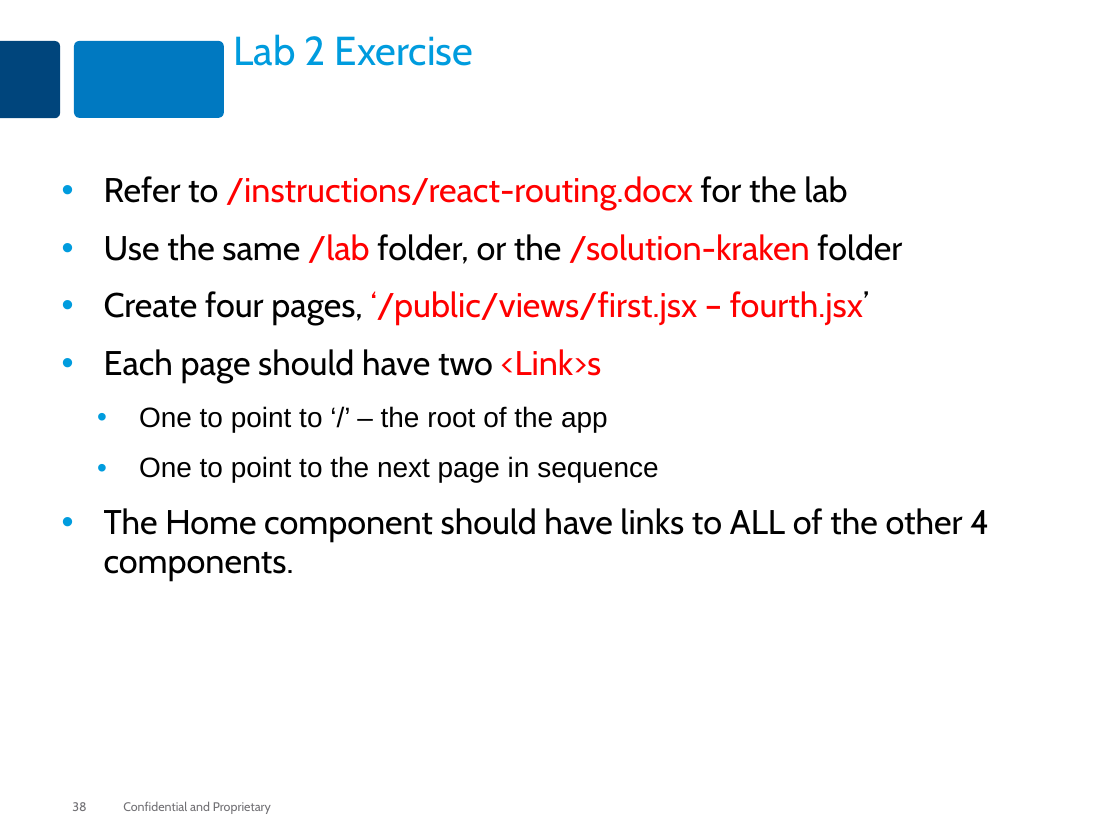
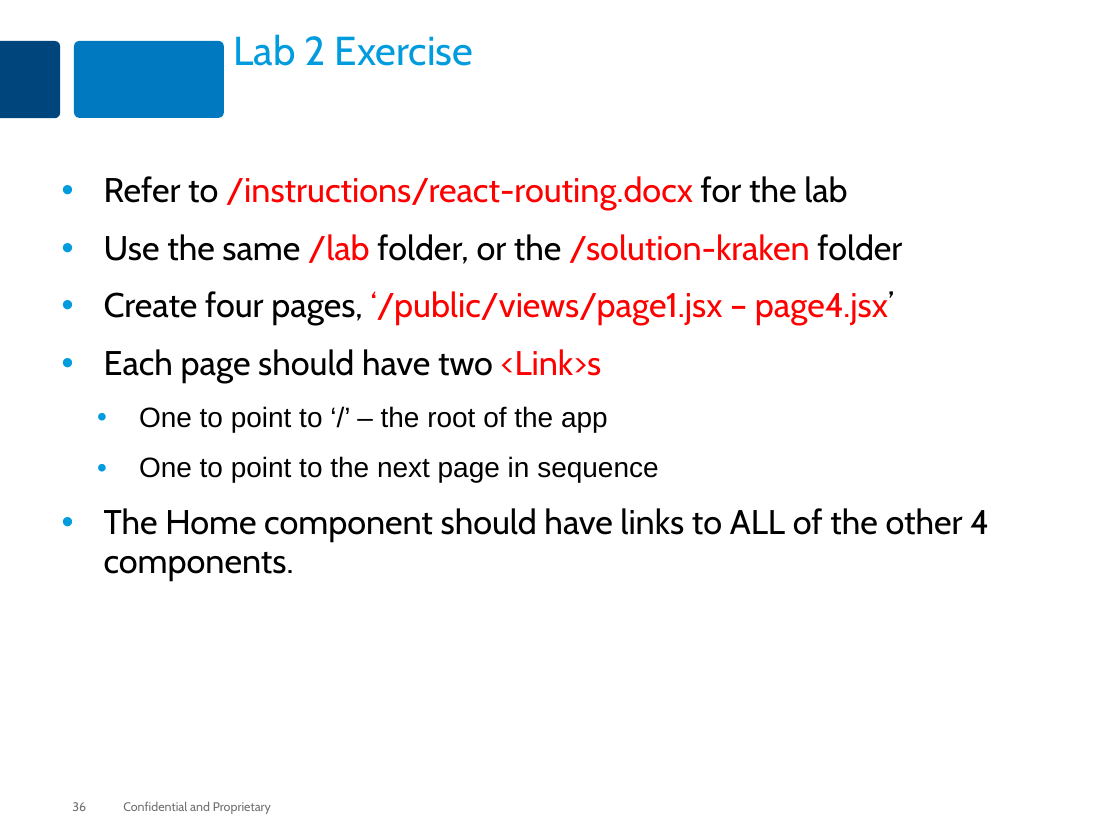
Before and after one commit to MaxMillington/nodePractice, a slide deck: slide 36 of node/lesson-84-react/react-kraken.pptx (slide 38 before the commit). Drawn at 1120x840 pixels with LibreOffice and Linux fonts; fonts in the diff are those of the drawing. Boxes give left, top, right and bottom in pixels: in the first picture for what was removed or moved away, otherwise in the second. Text is boxed around its words. In the diff, an @@ line names an element or a change of style, - is before the commit and + after.

```diff
--- a/node/lesson-84-react/react-kraken.pptx
+++ b/node/lesson-84-react/react-kraken.pptx
@@ text at (104, 291, 894, 326): text changed @@
-• Create four pages, ‘/public/views/first.jsx – fourth.jsx’
+• Create four pages, ‘/public/views/page1.jsx – page4.jsx’
@@ page number at (72, 802, 86, 811): text changed @@
-38
+36
```
Also in this commit, not shown: 8 other slides changed, 2 slides removed, 43 other files.
